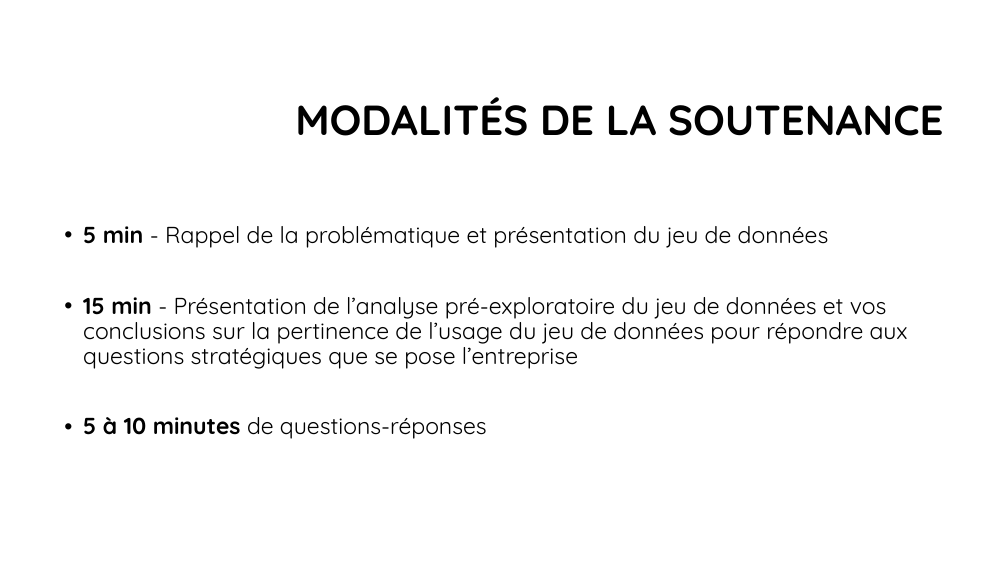
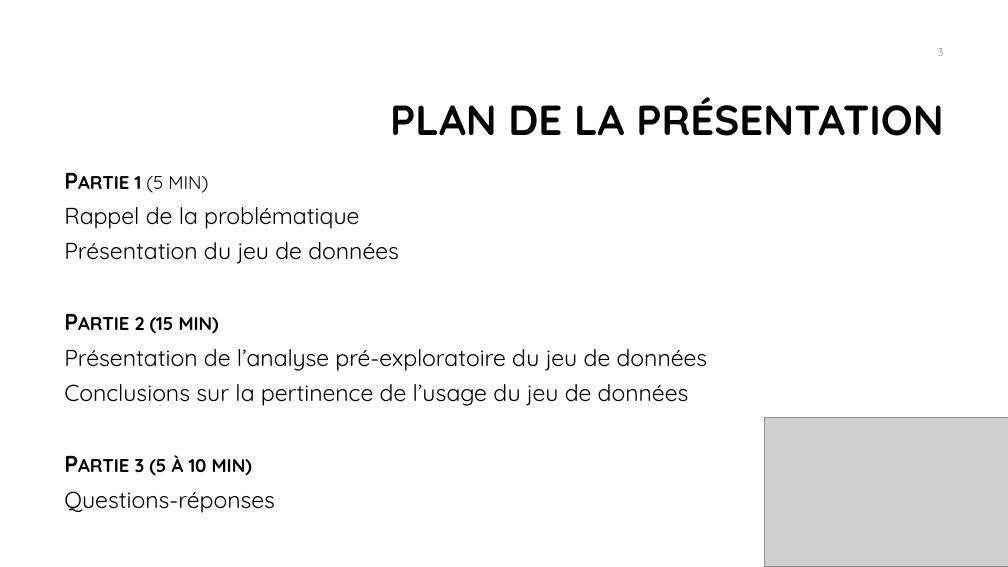
Before and after one commit to bayethiernodiop/Parcours-Data-Scientist, a slide deck: slide 3 of projet2/projet2.pptx (slide 2 before the commit). Drawn at 1008x567 pixels with LibreOffice and Linux fonts; fonts in the diff are those of the drawing; grey boxes stand for pictures; background and template pictures are left out. Boxes give left, top, right and bottom in pixels: in the first picture for what was removed or moved away, otherwise in the second. Text is boxed around its words. In the diff, an @@ line names an element or a change of style, - is before the commit and + after.

Commit message:
Soutenance blanche du Projet3

```diff
--- a/projet2/projet2.pptx
+++ b/projet2/projet2.pptx
@@ page number added at (938, 48, 944, 56), 10.5 pt, text #8C8C8C @@
+3
@@ title at (390, 97, 943, 136): text changed @@
-MODALITÉS DE LA SOUTENANCE
+PLAN DE LA PRÉSENTATION
@@ text at (64, 176, 708, 513): text changed @@
-• 5 min - Rappel de la problématique et présentation du jeu de données
-• 15 min - Présentation de l’analyse pré-exploratoire du jeu de données et vos conclusions sur la pertinence de l’usage du jeu de données pour répondre aux questions stratégiques que se pose l’entreprise
-• 5 à 10 minutes de questions-réponses
+Partie 1 (5 min)
+Rappel de la problématique
+Présentation du jeu de données
+Partie 2 (15 min)
+Présentation de l’analyse pré-exploratoire du jeu de données
+Conclusions sur la pertinence de l’usage du jeu de données
+Partie 3 (5 à 10 min)
+Questions-réponses
@@ picture added at (765, 417, 1008, 566) @@
```
Also in this commit, not shown: 8 other slides changed, 10 slides added, 5 slides removed, 13 other files.
